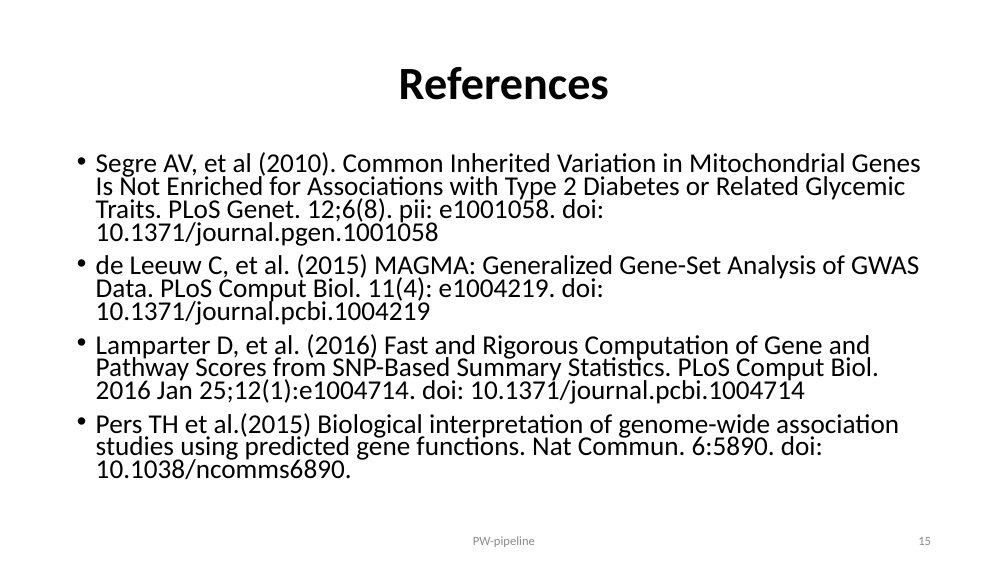
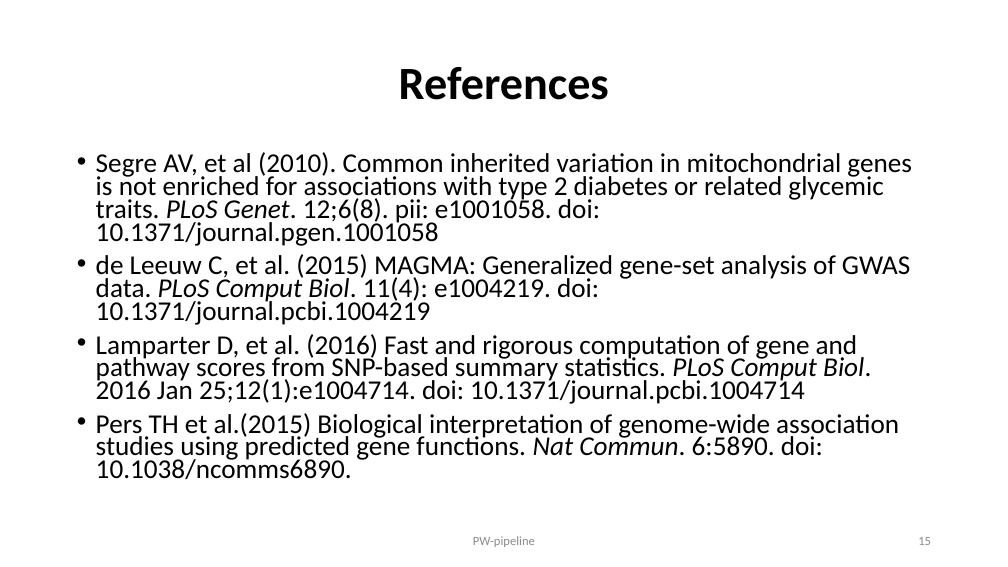
Before and after one commit to jinghuazhao/PW-pipeline, a slide deck: slide 15 of README.pptx. Drawn at 1008x567 pixels with LibreOffice and Linux fonts; fonts in the diff are those of the drawing. Boxes give left, top, right and bottom in pixels: in the first picture for what was removed or moved away, otherwise in the second. Text is boxed around its words. In the diff, an @@ line names an element or a change of style, - is before the commit and + after.

```diff
--- a/README.pptx
+++ b/README.pptx
@@ text at [96, 152, 912, 404]: text changed @@
-• Segre AV, et al (2010). Common Inherited Variation in Mitochondrial Genes Is Not Enriched for Associations with Type 2 Diabetes or Related Glycemic Traits. PLoS Genet. 12;6(8). pii: e1001058. doi: 10.1371/journal.pgen.1001058
-• de Leeuw C, et al. (2015) MAGMA: Generalized Gene-Set Analysis of GWAS Data. PLoS Comput Biol. 11(4): e1004219. doi: 10.1371/journal.pcbi.1004219
-• Lamparter D, et al. (2016) Fast and Rigorous Computation of Gene and Pathway Scores from SNP-Based Summary Statistics. PLoS Comput Biol. 2016 Jan 25;12(1):e1004714. doi: 10.1371/journal.pcbi.1004714
+• Segre AV, et al (2010). Common inherited variation in mitochondrial genes is not enriched for associations with type 2 diabetes or related glycemic traits. PLoS Genet. 12;6(8). pii: e1001058. doi: 10.1371/journal.pgen.1001058
+• de Leeuw C, et al. (2015) MAGMA: Generalized gene-set analysis of GWAS data. PLoS Comput Biol. 11(4): e1004219. doi: 10.1371/journal.pcbi.1004219
+• Lamparter D, et al. (2016) Fast and rigorous computation of gene and pathway scores from SNP-based summary statistics. PLoS Comput Biol. 2016 Jan 25;12(1):e1004714. doi: 10.1371/journal.pcbi.1004714
@@ text at [96, 413, 899, 479]: italic on in "Nat Commun." @@
```
Also in this commit, not shown: 2 other slides changed, 2 other files.
